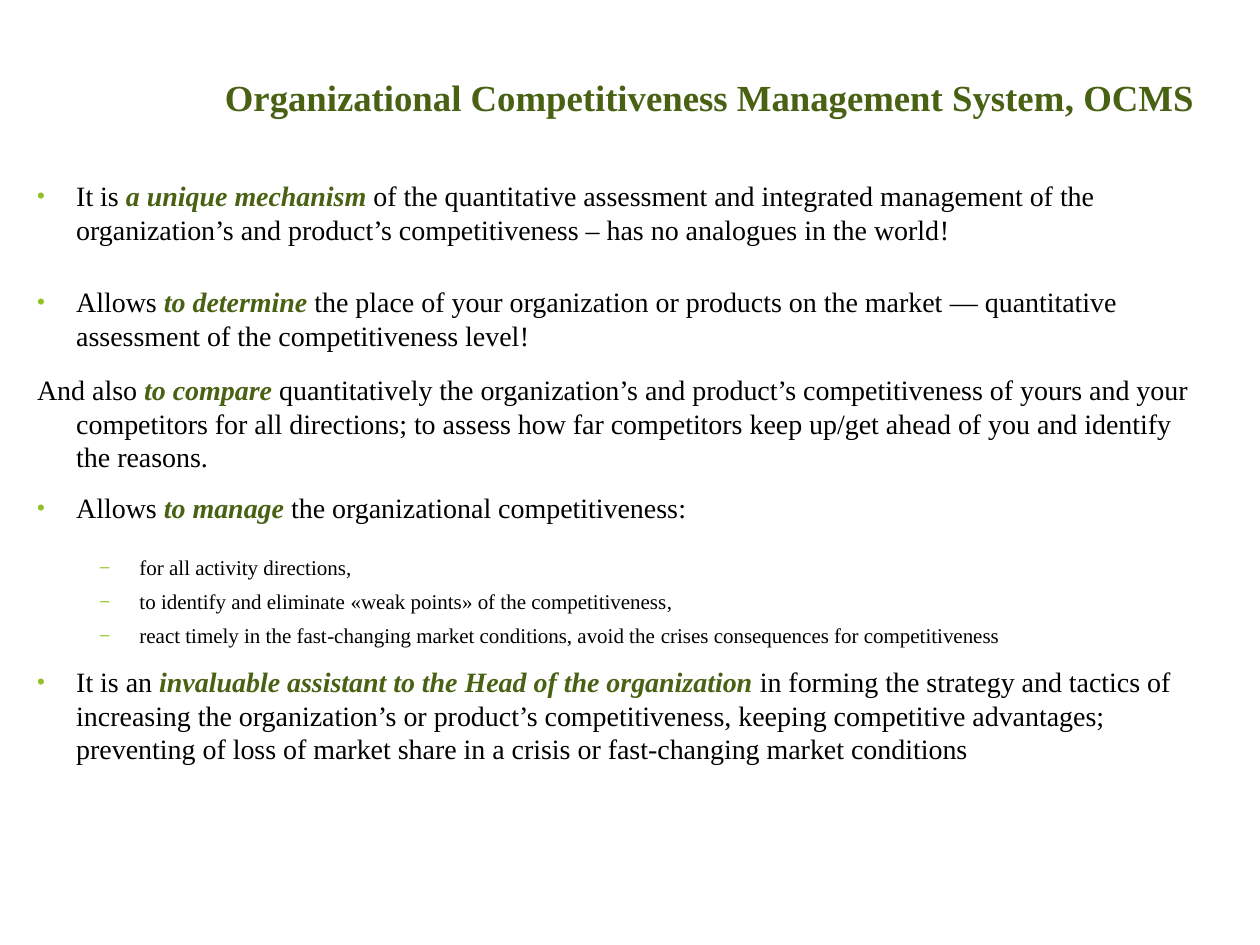
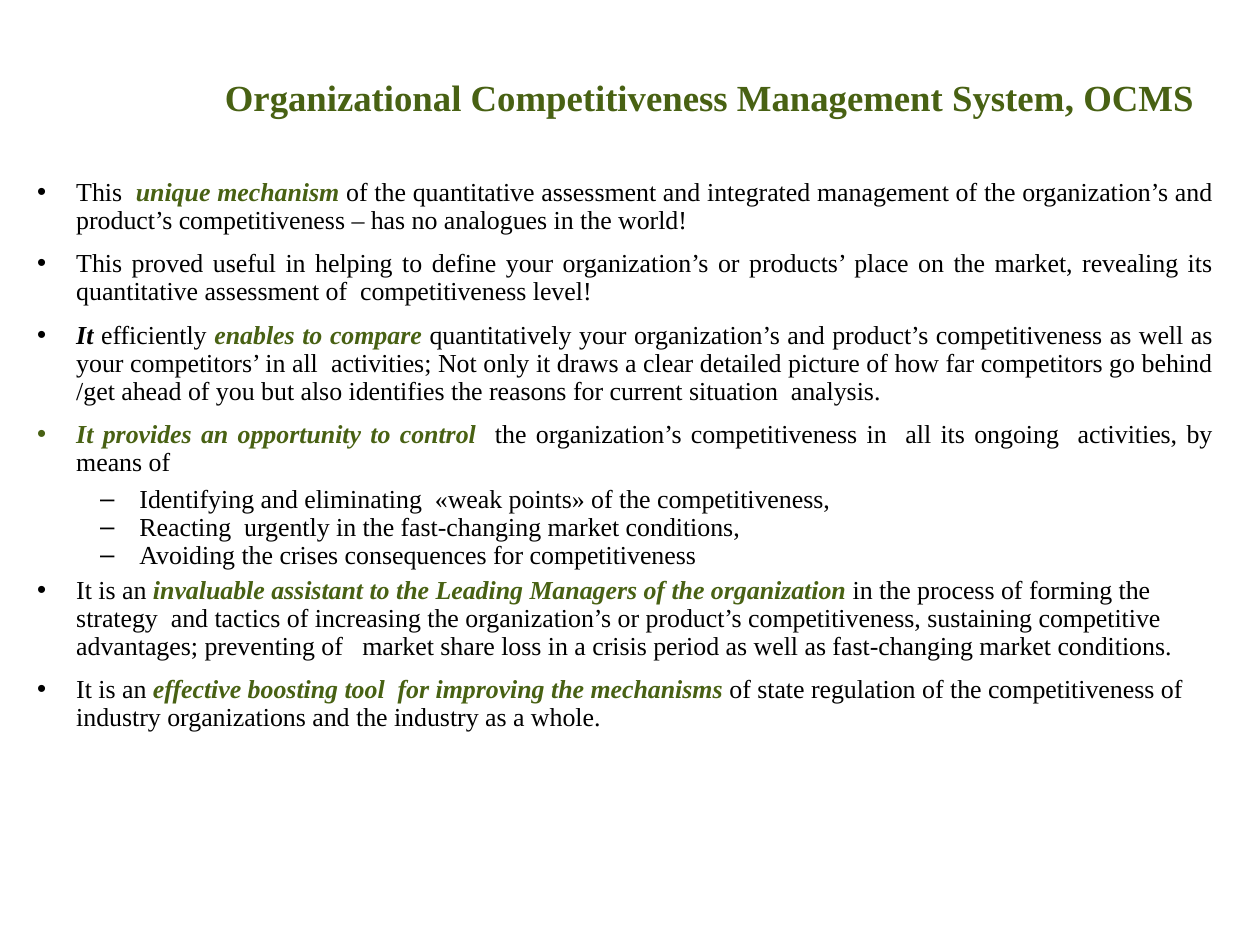
Before and after one commit to ocmsystem/ocmsystem.github.io, a slide deck: slide 2 of files/presentations/Presentation_OCMSystem_ENG.ppt. Drawn at 1260x945 pixels with LibreOffice and Linux fonts; fonts in the diff are those of the drawing; background and template pictures are left out. Boxes give left, top, right and bottom in pixels: in the first picture for what was removed or moved away, otherwise in the second. Text is boxed around its words. In the diff, an @@ line names an element or a change of style, - is before the commit and + after.

```diff
--- a/files/presentations/Presentation_OCMSystem_ENG.ppt
+++ b/files/presentations/Presentation_OCMSystem_ENG.ppt
@@ text at <box>76,182,1213,732</box>: text changed; size 16 to 14.8 pt @@
-• It is a unique mechanism of the quantitative assessment and integrated management of the organization’s and product’s competitiveness – has no analogues in the world!
-• Allows to determine the place of your organization or products on the market — quantitative assessment of the competitiveness level!
-And also to compare quantitatively the organization’s and product’s competitiveness of yours and your competitors for all directions; to assess how far competitors keep up/get ahead of you and identify the reasons.
-• Allows to manage the organizational competitiveness:
-  – for all activity directions,
-  – to identify and eliminate «weak points» of the competitiveness,
-  – react timely in the fast-changing market conditions, avoid the crises consequences for competitiveness
-• It is an invaluable assistant to the Head of the organization in forming the strategy and tactics of increasing the organization’s or product’s competitiveness, keeping competitive advantages; preventing of loss of market share in a crisis or fast-changing market conditions
+• This unique mechanism of the quantitative assessment and integrated management of the organization’s and product’s competitiveness – has no analogues in the world!
+• This proved useful in helping to define your organization’s or products’ place on the market, revealing its quantitative assessment of competitiveness level!
+• It efficiently enables to compare quantitatively your organization’s and product’s competitiveness as well as your competitors’ in all activities; Not only it draws a clear detailed picture of how far competitors go behind /get ahead of you but also identifies the reasons for current situation analysis.
+• It provides an opportunity to control the organization’s competitiveness in all its ongoing activities, by means of
+  – Identifying and eliminating «weak points» of the competitiveness,
+  – Reacting urgently in the fast-changing market conditions,
+  – Avoiding the crises consequences for competitiveness
+• It is an invaluable assistant to the Leading Managers of the organization in the process of forming the strategy and tactics of increasing the organization’s or product’s competitiveness, sustaining competitive advantages; preventing of market share loss in a crisis period as well as fast-changing market conditions.
+• It is an effective boosting tool for improving the mechanisms of state regulation of the competitiveness of industry organizations and the industry as a whole.
```
Also in this commit, not shown: 5 other slides changed, 2 slides added, 1 slide removed, 1 other file.
